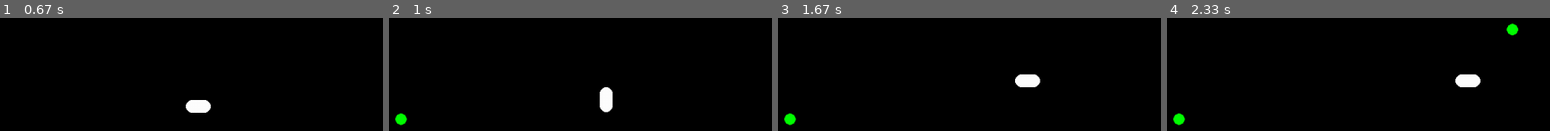
Above: before the commit, frames 1-4 (left to right).
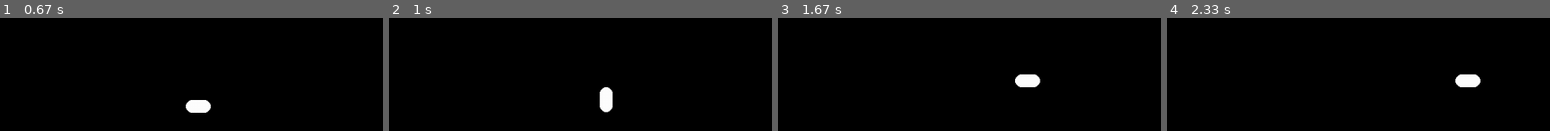
Above: after the commit, the same moments.

Repository: fredrik-andreassen/pygame-snake
Game: pygame game, started from main.py
Same seed, same stepped clock (60 frames per second), same inputs: the game is played once before the commit and once after it.
Inputs:
- Up to frame 1 (0.67 s): hold Right from 0.33 s (still down)
- Up to frame 2 (1 s): release Right at 0.8 s; hold Up from 0.83 s (still down)
- Up to frame 3 (1.67 s): release Up at 1.13 s; hold Right 1.17-1.63 s
- Up to frame 4 (2.33 s): hold Down from 2.23 s (still down)

Frame 1 is identical in both runs. In frame 2, 0.3% of the frame differs, in the area x 1-5%, y 83-96%; in frame 3, 0.3%; in frame 4, 0.5%, in the area x 1-92%, y 4-96%.

Commit message:
Senket sannsynligheten for at ny mat oppstår

Diff:
--- a/Board.py
+++ b/Board.py
@@ -25,7 +25,7 @@
 
     def assess_food(self) -> None:
         if len(self.available_food) < len(self.snakes) + 1:
-            if random.random() < 0.01:
+            if random.random() < 0.001:
                 self.place_food()
 
 
